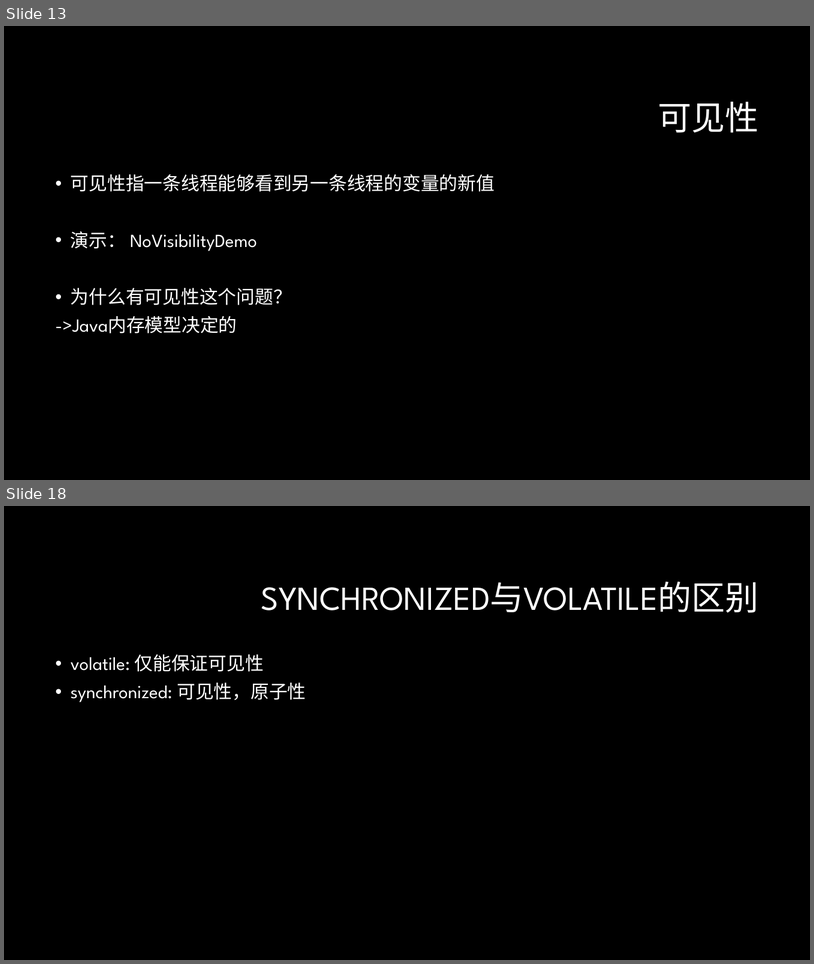
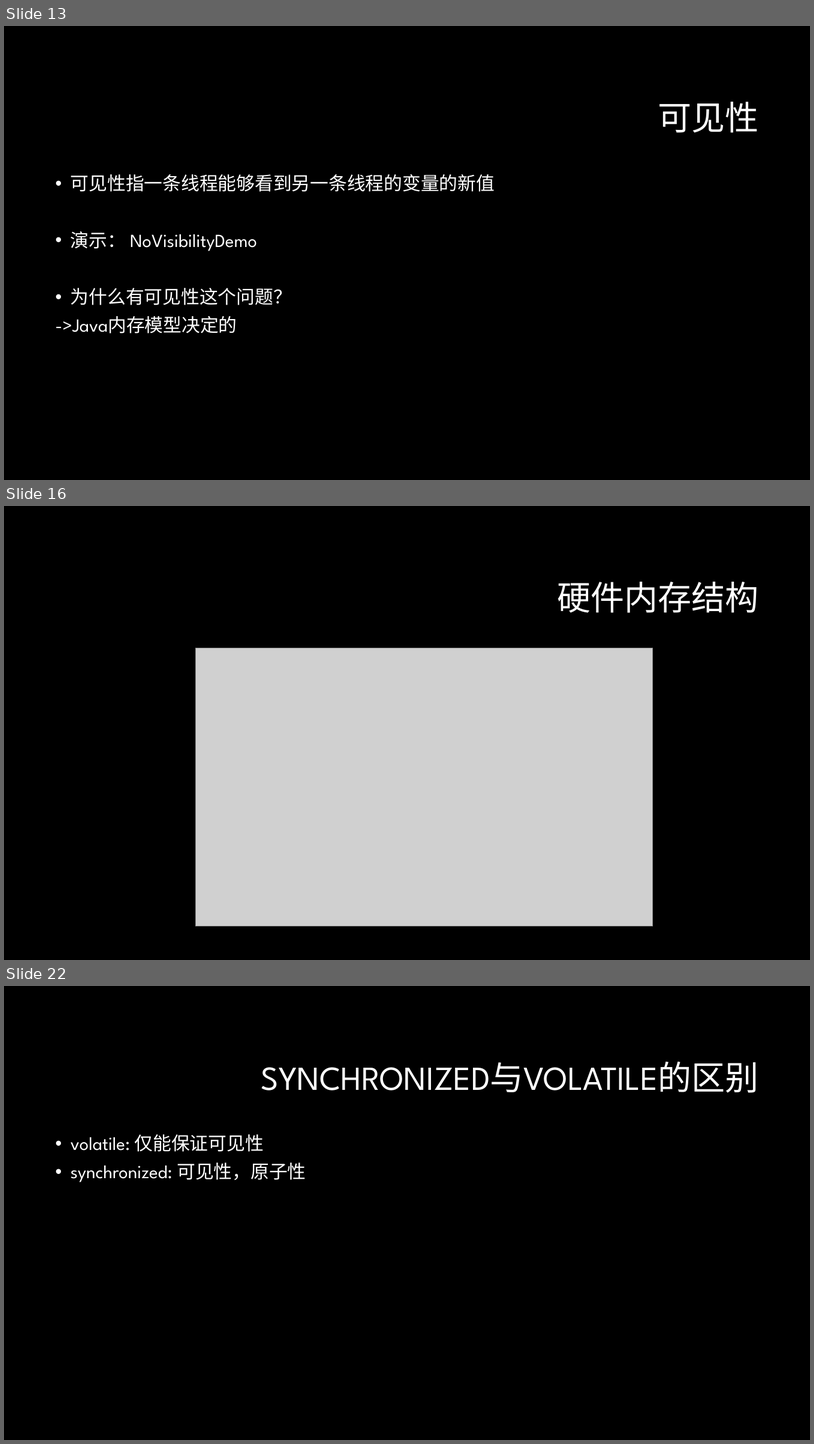
Before and after one commit to GerogeLeon/multithread_demo, a slide deck: JAVA并发编程.pptx. Shown one above the other, each under a label of ours: slides 13 and 18 before the commit, slides 13, 16 and 22 after it; the slides between them are not shown. The pictures are 814x964 and 814x1444 pixels, drawn with LibreOffice and Linux fonts; fonts in the diff are those of the drawing; grey boxes stand for pictures; background and template pictures are left out. Boxes give left, top, right and bottom in pixels: in the first picture for what was removed or moved away, otherwise in the second. Text is boxed around its words. In the diff, an @@ line names an element or a change of style, - is before the commit and + after.

```diff
--- a/JAVA并发编程.pptx
+++ b/JAVA并发编程.pptx
@@ slide 16 added at [4, 506, 810, 960], background #000000 @@
@@ title added at [558, 582, 759, 613], 40 pt, text #FFFFFF @@
+硬件内存结构
@@ picture added at [196, 648, 654, 926] @@
@@ what was slide 18 is now slide 22 @@
```
Also in this commit, not shown: 7 slides changed, 4 other slides added, 4 other files.
